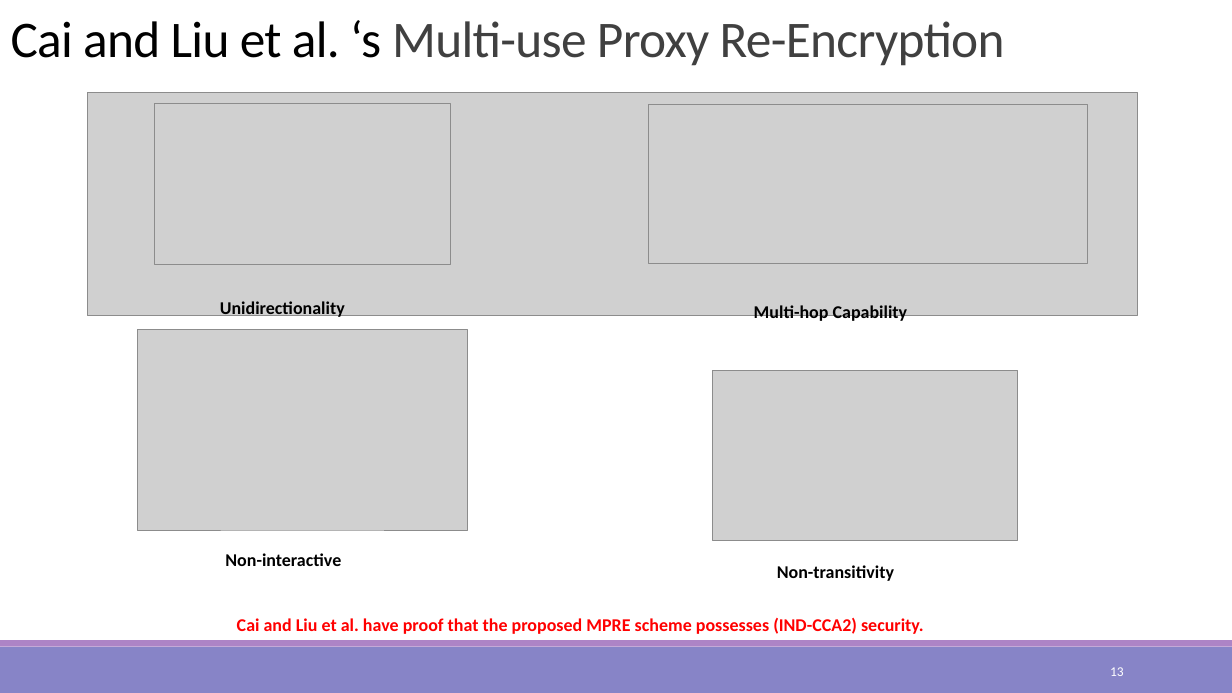
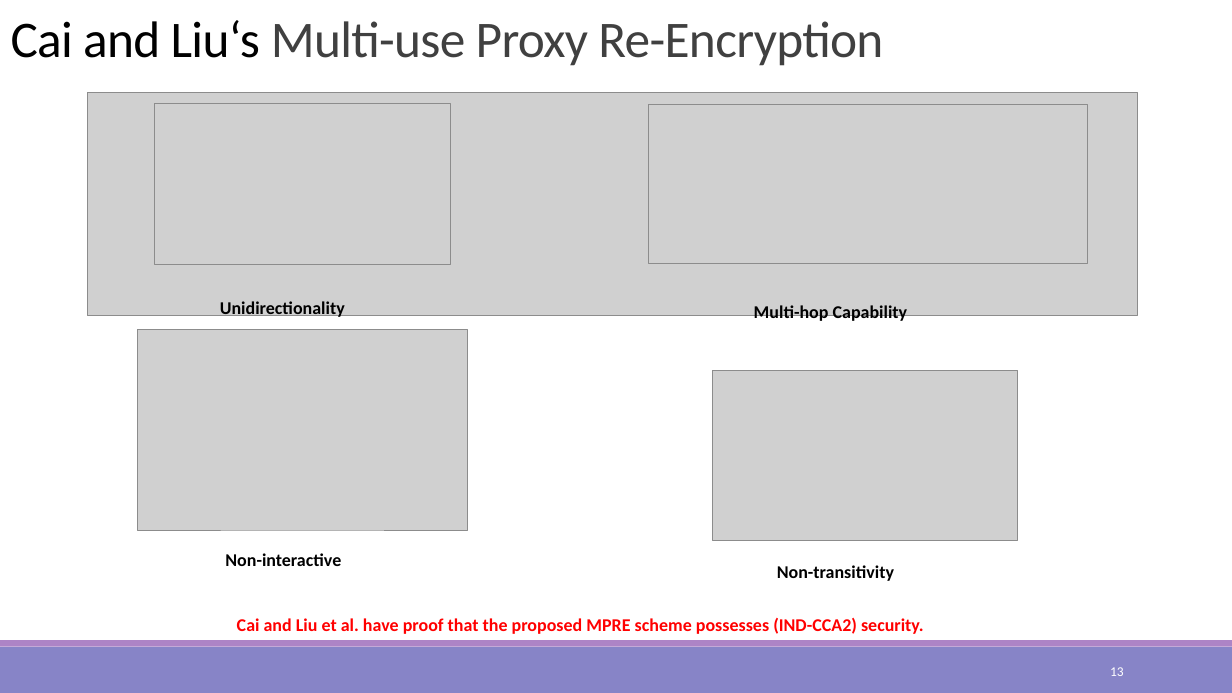
Before and after one commit to kuromasama/Paper, a slide deck: slide 13 of 澤洋 口試_final.pptx. Drawn at 1232x693 pixels with LibreOffice and Linux fonts; fonts in the diff are those of the drawing; grey boxes stand for pictures. Boxes give left, top, right and bottom in pixels: in the first picture for what was removed or moved away, otherwise in the second. Text is boxed around its words. In the diff, an @@ line names an element or a change of style, - is before the commit and + after.

```diff
--- a/澤洋 口試_final.pptx
+++ b/澤洋 口試_final.pptx
@@ title at [11, 20, 883, 66]: text changed @@
-Cai and Liu et al. ‘s Multi-use Proxy Re-Encryption
+Cai and Liu‘s Multi-use Proxy Re-Encryption
```
Also in this commit, not shown: 3 other slides changed, 18 other files.
